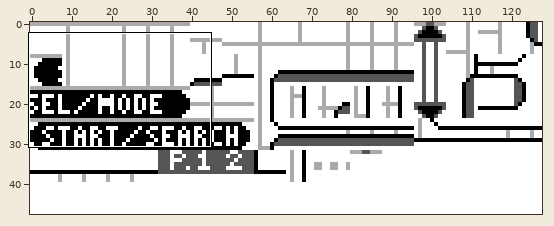
Edited in one commit: sprite sheet (gfx/pokedex/pokedex.png). Above: a wide view before the commit, with the close-up outlined.
Close-up. As it was:
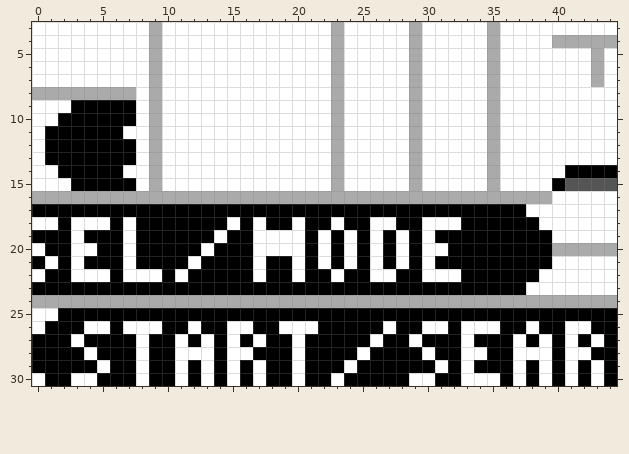
The file is 128x48 pixels. Shown: x 0..44, y 3..30.
After the commit:
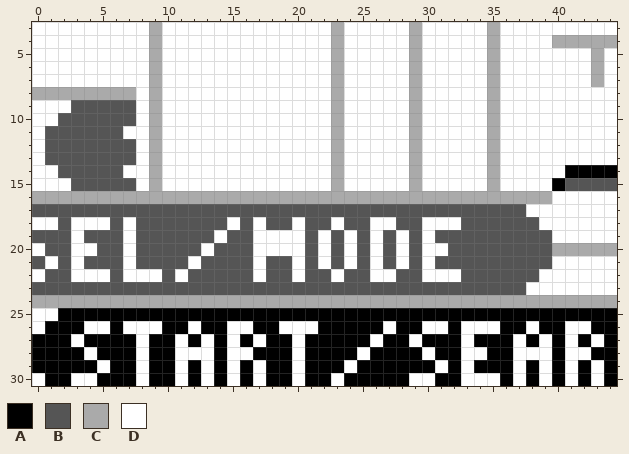
Palette (. is transparent): A #000000  B #555555  C #aaaaaa  D #ffffff
Change:
{"y":9,"x":3,"old":"AAAAA","new":"BBBBB"}
{"y":10,"x":2,"old":"AAAAAA","new":"BBBBBB"}
{"y":11,"x":1,"old":"AAAAAA","new":"BBBBBB"}
{"y":12,"x":1,"old":"AAAAAAA","new":"BBBBBBB"}
{"y":13,"x":1,"old":"AAAAAAA","new":"BBBBBBB"}
{"y":14,"x":2,"old":"AAAAA","new":"BBBBB"}
{"y":15,"x":3,"old":"AAAAA","new":"BBBBB"}
{"y":17,"x":0,"old":"AAAAAAAAAAAAAAAAAAAAAAAAAAAAAAAAAAAAAA","new":"BBBBBBBBBBBBBBBBBBBBBBBBBBBBBBBBBBBBBB"}
{"y":18,"x":2,"old":"A","new":"B"}
{"y":18,"x":6,"old":"A","new":"B"}
{"y":18,"x":8,"old":"AAAAAAA","new":"BBBBBBB"}
{"y":18,"x":16,"old":"A","new":"B"}
{"y":18,"x":18,"old":"AA","new":"BB"}
{"y":18,"x":21,"old":"AA","new":"BB"}
{"y":18,"x":24,"old":"AA","new":"BB"}
{"y":18,"x":28,"old":"AA","new":"BB"}
{"y":18,"x":33,"old":"AAAAAA","new":"BBBBBB"}
{"y":19,"x":0,"old":"AAA","new":"BBB"}
{"y":19,"x":4,"old":"AAA","new":"BBB"}
{"y":19,"x":8,"old":"AAAAAA","new":"BBBBBB"}
{"y":19,"x":15,"old":"AA","new":"BB"}
{"y":19,"x":21,"old":"A","new":"B"}
{"y":19,"x":23,"old":"A","new":"B"}
{"y":19,"x":25,"old":"A","new":"B"}
{"y":19,"x":27,"old":"A","new":"B"}
{"y":19,"x":29,"old":"A","new":"B"}
{"y":19,"x":31,"old":"AAAAAAAAA","new":"BBBBBBBBB"}
{"y":20,"x":1,"old":"AA","new":"BB"}
{"y":20,"x":5,"old":"AA","new":"BB"}
{"y":20,"x":8,"old":"AAAAA","new":"BBBBB"}
{"y":20,"x":14,"old":"AAA","new":"BBB"}
{"y":20,"x":21,"old":"A","new":"B"}
{"y":20,"x":23,"old":"A","new":"B"}
{"y":20,"x":25,"old":"A","new":"B"}
{"y":20,"x":27,"old":"A","new":"B"}
{"y":20,"x":29,"old":"A","new":"B"}
{"y":20,"x":32,"old":"AAAAAAAA","new":"BBBBBBBB"}
{"y":21,"x":0,"old":"A","new":"B"}
{"y":21,"x":2,"old":"A","new":"B"}
{"y":21,"x":4,"old":"AAA","new":"BBB"}
{"y":21,"x":8,"old":"AAAA","new":"BBBB"}
{"y":21,"x":13,"old":"AAAA","new":"BBBB"}
{"y":21,"x":18,"old":"AA","new":"BB"}
{"y":21,"x":21,"old":"A","new":"B"}
{"y":21,"x":23,"old":"A","new":"B"}
{"y":21,"x":25,"old":"A","new":"B"}
{"y":21,"x":27,"old":"A","new":"B"}
{"y":21,"x":29,"old":"A","new":"B"}
{"y":21,"x":31,"old":"AAAAAAAAA","new":"BBBBBBBBB"}
{"y":22,"x":1,"old":"AA","new":"BB"}
{"y":22,"x":6,"old":"A","new":"B"}
{"y":22,"x":10,"old":"A","new":"B"}
{"y":22,"x":12,"old":"AAAAA","new":"BBBBB"}
{"y":22,"x":18,"old":"AA","new":"BB"}
{"y":22,"x":21,"old":"AA","new":"BB"}
{"y":22,"x":24,"old":"AA","new":"BB"}
{"y":22,"x":28,"old":"AA","new":"BB"}
{"y":22,"x":33,"old":"AAAAAA","new":"BBBBBB"}
{"y":23,"x":0,"old":"AAAAAAAAAAAAAAAAAAAAAAAAAAAAAAAAAAAAAA","new":"BBBBBBBBBBBBBBBBBBBBBBBBBBBBBBBBBBBBBB"}
{"label":"changed","picture_box":[32,100,552,295]}
